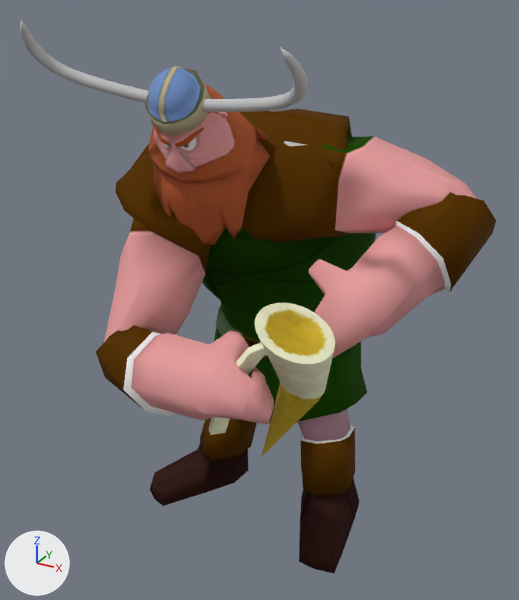
An edit to the OBJ model assets/Animacion/Vikingo/Celebracion/vikingoCelebracion_000491.obj, drawn before and after from the same camera.
One viewpoint serves both versions: a 50 mm camera at (3.76, -6.38, 6.22) aimed at (0.19, 0.1, 2.97). The axes (+X, +Y, +Z) are drawn at lower left. The lights are the same throughout. Where no turn or scale is listed for an object, it has been applied to the vertices.

The scene before the commit, as lines of its bpy script (objects in view):
```python
me_jarra_jarrah = bpy.data.meshes.new('jarra_jarraH')
me_jarra_jarrah.from_pydata(...)  # 212 vertices, 211 faces; spans x 0.62..1.71, y -1.79..-0.83, z 1.73..3.66
me_jarra_jarrah.materials.append(mat_jarramat)
me_vilkingo_ikingoh = bpy.data.meshes.new('Vilkingo_ikingoH')
me_vilkingo_ikingoh.from_pydata(...)  # 2056 vertices, 2075 faces; spans x -1.59..2.58, y -2.05..2.52, z -0.14..5.95
me_vilkingo_ikingoh.materials.append(mat_vikingomat)
ob_jarra_jarrah = bpy.data.objects.new('jarra_jarraH', me_jarra_jarrah)
ob_jarra_jarrah.location = (0.0, 0.0, 0.0)
ob_vilkingo_ikingoh = bpy.data.objects.new('Vilkingo_ikingoH', me_vilkingo_ikingoh)
ob_vilkingo_ikingoh.location = (0.0, 0.0, 0.0)
```
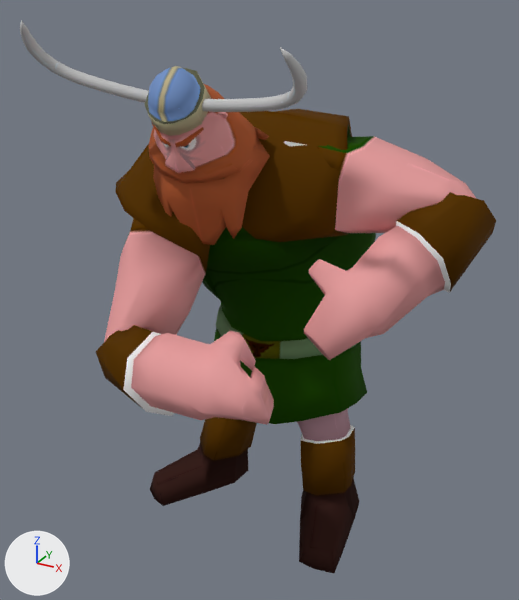
Where the change shows, as pixel boxes (x1, y1, x2, y2) in the pictures (519 x 600 px):
'jarra_jarraH', deleted: before (209, 303, 335, 456)

What the commit changed:
Object 'jarra_jarraH' (ob_jarra_jarrah) is deleted.
